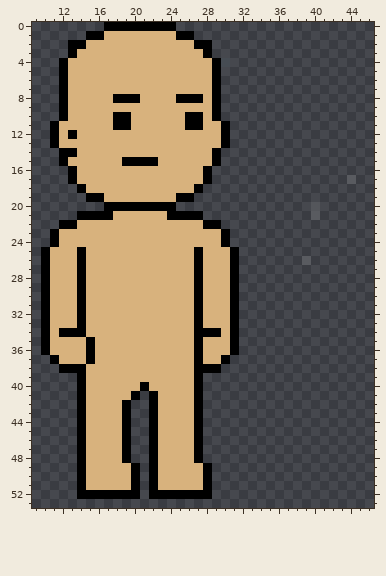
Two states of a pixel-art sprite, img/human1-move-0.png. The picture above was drawn from the file before the commit.
The file is 53x56 pixels. Pixels under 10% opacity are left out. Colours within 5 levels of each other are drawn and written as one. Shown: x 9..46, y 0..53.
The same view after the edit:
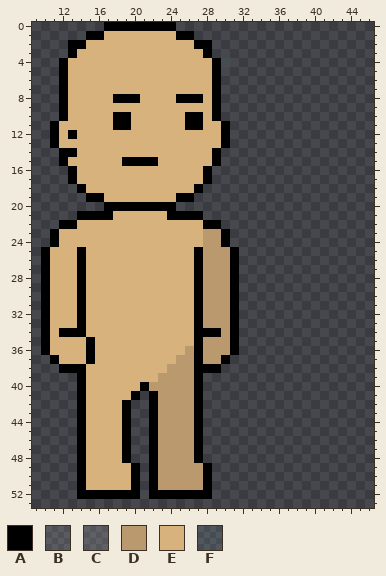
Palette (. is transparent): A #000000  B #ffffff1a  C #ffffff22  D #b9996d  E #d8b27d  F #9fc8d11e
What changed:
{"y":17,"x":44,"old":"B","new":"."}
{"y":20,"x":40,"old":"C","new":"."}
{"y":21,"x":40,"old":"B","new":"."}
{"y":23,"x":28,"old":"EE","new":"DD"}
{"y":24,"x":28,"old":"EE","new":"DD"}
{"y":25,"x":28,"old":"EEE","new":"DDD"}
{"y":26,"x":28,"old":"EEE","new":"DDD"}
{"y":26,"x":39,"old":"B","new":"."}
{"y":27,"x":28,"old":"EEE","new":"DDD"}
{"y":28,"x":28,"old":"EEE","new":"DDD"}
{"y":29,"x":28,"old":"EEE","new":"DDD"}
{"y":30,"x":28,"old":"EEE","new":"DDD"}
{"y":31,"x":28,"old":"EEE","new":"DDD"}
{"y":32,"x":28,"old":"EEE","new":"DDD"}
{"y":33,"x":28,"old":"EEE","new":"DDD"}
{"y":34,"x":30,"old":"E","new":"D"}
{"y":35,"x":28,"old":"EEE","new":"DDD"}
{"y":36,"x":26,"old":"E","new":"D"}
{"y":36,"x":28,"old":"EEE","new":"DDD"}
{"y":37,"x":25,"old":"EE","new":"DD"}
{"y":37,"x":28,"old":"EE","new":"DD"}
{"y":38,"x":24,"old":"EEE","new":"DDD"}
{"y":39,"x":23,"old":"EEEE","new":"DDDD"}
{"y":40,"x":22,"old":"EEEEE","new":"DDDDD"}
{"y":41,"x":23,"old":"EEEE","new":"DDDD"}
{"y":42,"x":23,"old":"EEEE","new":"DDDD"}
{"y":43,"x":23,"old":"EEEE","new":"DDDD"}
{"y":44,"x":23,"old":"EEEE","new":"DDDD"}
{"y":45,"x":23,"old":"EEEE","new":"DDDD"}
{"y":46,"x":23,"old":"EEEE","new":"DDDD"}
{"y":47,"x":23,"old":"EEEE","new":"DDDD"}
{"y":48,"x":23,"old":"EEEE","new":"DDDD"}
{"y":49,"x":23,"old":"EEEEE","new":"DDDDD"}
{"y":50,"x":23,"old":"EEEEE","new":"DDDDD"}
{"y":51,"x":23,"old":"EEEEE","new":"DDDDD"}
{"label":"erased","picture_box":[302,175,356,265]}
{"label":"changed","picture_box":[149,229,230,490]}
